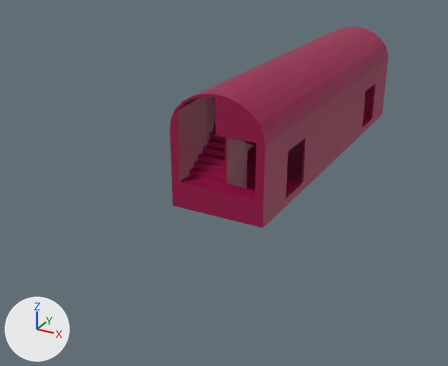
A saved change to the Blender file Assets/Blender/ROSS Front.blend.
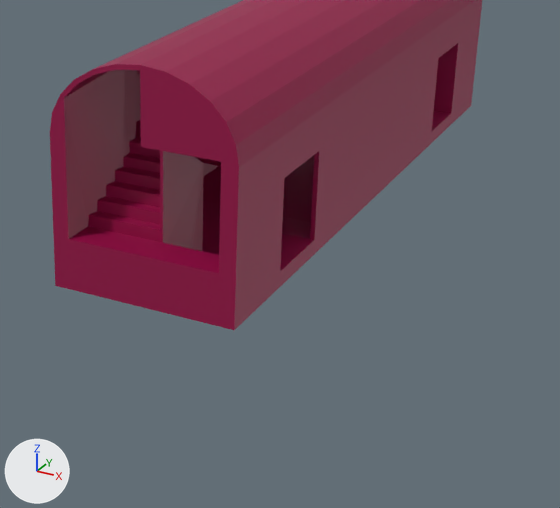
There are two pictures of each version: one whole from a camera (50 mm lens) standing at (10.6, -26.7, 10.8) and looking at (-2.4, -3.0, -1.0), one close up on the part from 32% to 95% of the width and 17% to 87% of the height. The lights are fixed; the arrows at lower left show +X, +Y and +Z.

In view in the first close-up: 'Body', 'Steps'.
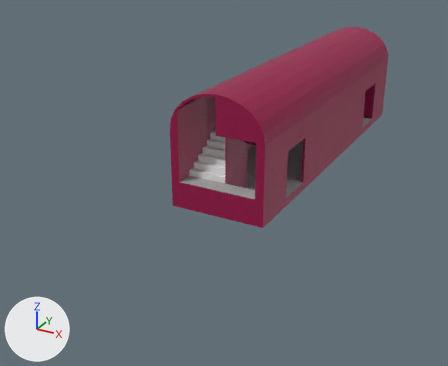
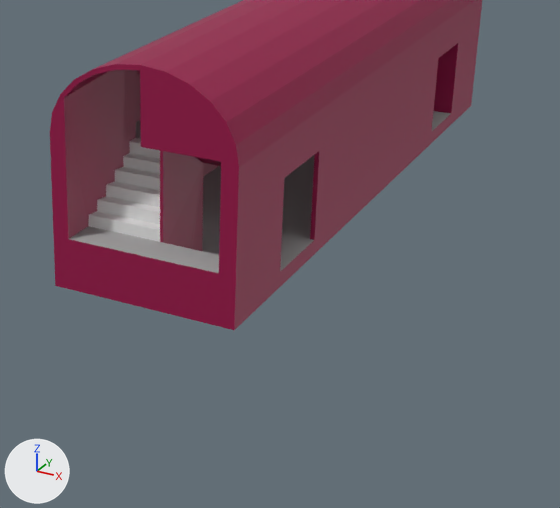
Commit message: improve materials

Changed parts and their boxes [x1, y1, x2, y2] in the close-ups (560 x 508 px):
part 1 of me_cube, recoloured
    both: [202, 111, 451, 271]
part 2 of me_cube, recoloured
    both: [136, 120, 141, 139]
part 3 of me_cube_003, recoloured (red to grey)
    both: [88, 138, 160, 242]
part 4 of me_cube_003, recoloured (red to grey)
    both: [69, 226, 219, 273]

Edits to the bpy script that builds the scene:
```text
Add mat_step:
    mat_step = principled_material('Step')
    mat_step.base_color = (0.8, 0.8, 0.8)  # white #e7e7e7
Add mat_floor:
    mat_floor = principled_material('Floor')
    mat_floor.base_color = (0.4, 0.4, 0.4)  # grey #aaaaaa
    mat_floor.roughness = 1.0
Change me_cube:
    where me_cube.from_pydata(...)  # 85 vertices, 43 faces, 10 loose edges; spans x 0.0..2.0, y 0.0..16.0, z 0.0..4.9
    used by ob_body; location = (0.0, 0.0, 0.0)
    me_cube part 1: all 3 faces centred in x 0.9..1.0, y 1.5..5.0, z 0.2..0.3 switch from mat_material (red #980047) to mat_floor (grey #aaaaaa)
    me_cube part 2: the 1 face centred in x 1.0, y 2.9, z 2.6 switches from mat_material (red #980047) to mat_floor (grey #aaaaaa)
Change me_cube_003:
    where me_cube_003.from_pydata(...)  # 76 vertices, 38 faces; spans x -1.9..1.9, y 4.09..8.0, z 0.35..4.75
    used by ob_steps; location = (0.0, 0.0, 0.0)
    me_cube_003 part 3: 12 of the faces centred in x 0.7..0.82, y 5.88..7.25, z 1.23..2.57 switch from mat_material (red #980047) to mat_step (white #e7e7e7)
    me_cube_003 part 4: the 1 face centred in x -0.02, y 7.47, z 1.1 switches from mat_material (red #980047) to mat_floor (grey #aaaaaa)
    add me_cube_003.materials.append(mat_floor)  # grey #aaaaaa
```
